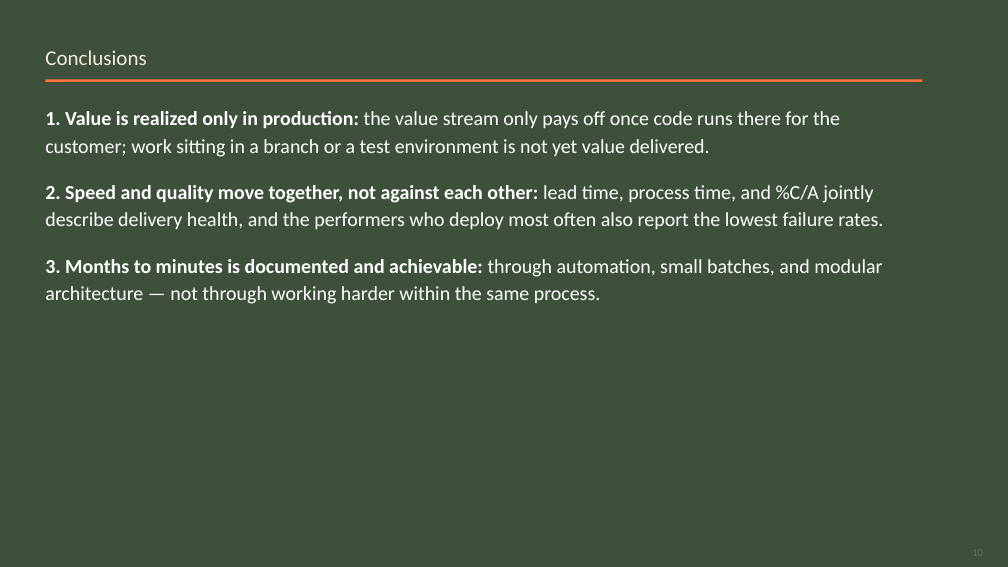
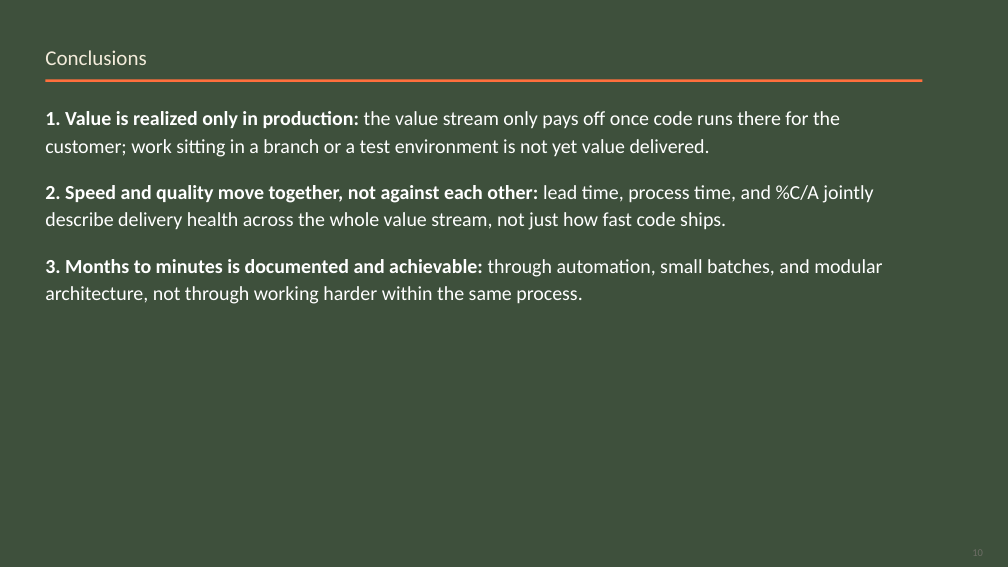
Before and after one commit to tannerlston/csd-380, a slide deck: slide 10 of module-1/TheTechnologyValueStreamCSD380.pptx. Drawn at 1008x567 pixels with LibreOffice and Linux fonts; fonts in the diff are those of the drawing. Boxes give left, top, right and bottom in pixels: in the first picture for what was removed or moved away, otherwise in the second. Text is boxed around its words. In the diff, an @@ line names an element or a change of style, - is before the commit and + after.

```diff
--- a/module-1/TheTechnologyValueStreamCSD380.pptx
+++ b/module-1/TheTechnologyValueStreamCSD380.pptx
@@ text at box(45, 185, 882, 304): text changed @@
-2. Speed and quality move together, not against each other: lead time, process time, and %C/A jointly describe delivery health, and the performers who deploy most often also report the lowest failure rates.
-3. Months to minutes is documented and achievable: through automation, small batches, and modular architecture — not through working harder within the same process.
+2. Speed and quality move together, not against each other: lead time, process time, and %C/A jointly describe delivery health across the whole value stream, not just how fast code ships.
+3. Months to minutes is documented and achievable: through automation, small batches, and modular architecture, not through working harder within the same process.
```
Also in this commit, not shown: 9 other slides changed, 1 slide added, 1 slide removed.
